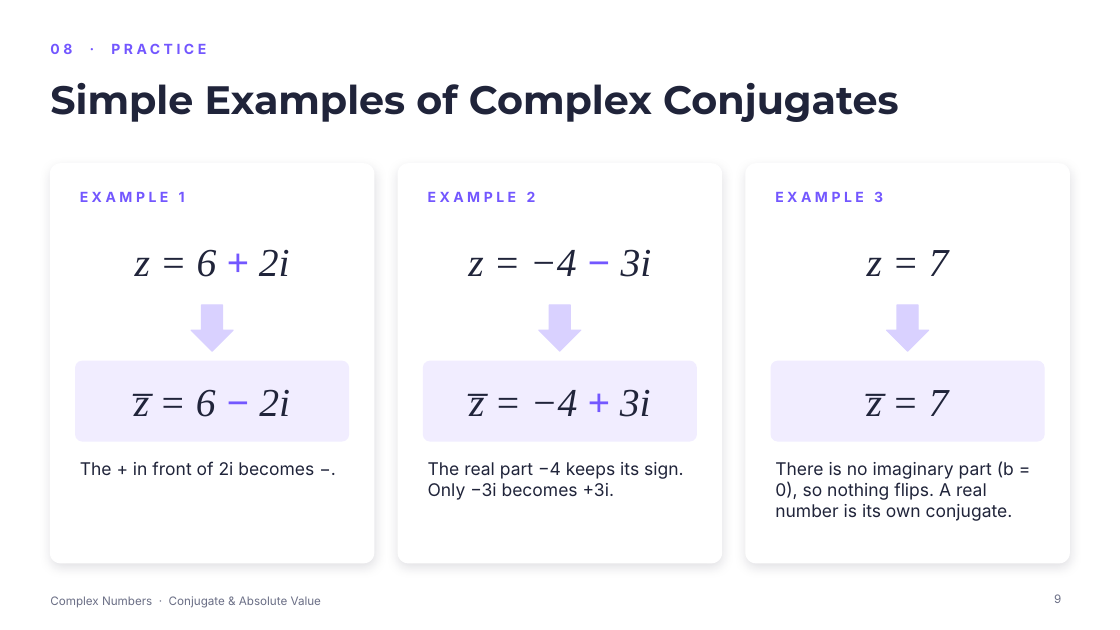
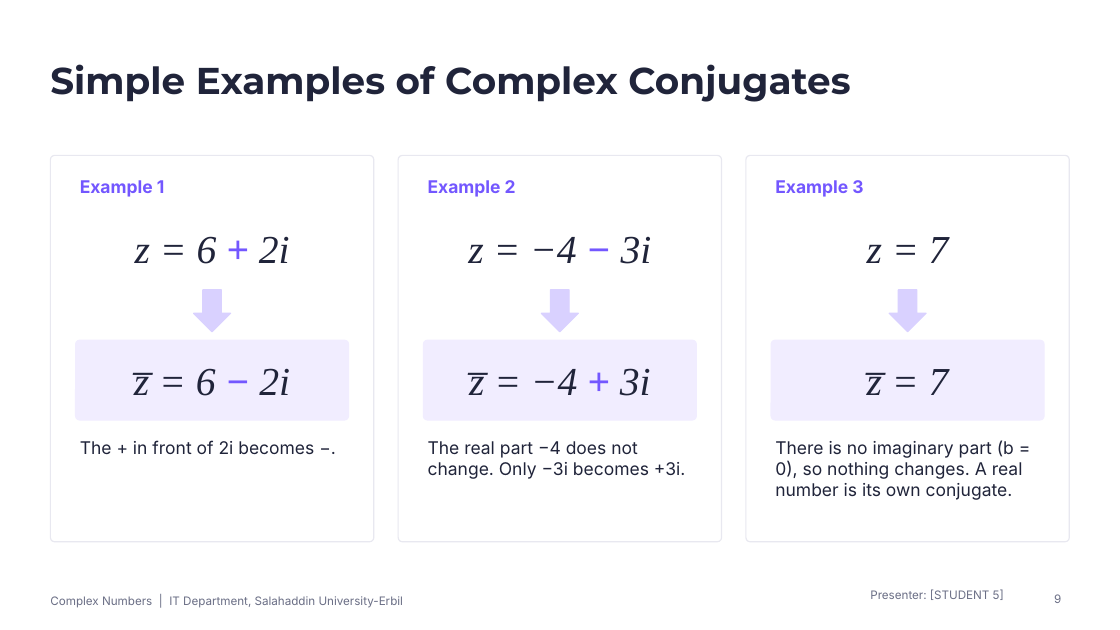
Before and after one commit to qaessafty-arch/shalaw, a slide deck: slide 9 of Complex_Numbers_Conjugate_and_Absolute_Value.pptx. Drawn at 1120x630 pixels with LibreOffice and Linux fonts; fonts in the diff are those of the drawing; background and template pictures are left out. Boxes give left, top, right and bottom in pixels: in the first picture for what was removed or moved away, otherwise in the second. Text is boxed around its words. In the diff, an @@ line names an element or a change of style, - is before the commit and + after.

```diff
--- a/Complex_Numbers_Conjugate_and_Absolute_Value.pptx
+++ b/Complex_Numbers_Conjugate_and_Absolute_Value.pptx
@@ title "Simple Examples of Complex Conjugates": place and size @@
-title "Simple Examples of Complex Conjugates" at (50,83,899,122)
+title "Simple Examples of Complex Conjugates" at (50,64,850,102)
@@ title "Simple Examples of Complex Conjugates" at (50,64,850,102): size 34 to 32 pt @@
@@ text removed at (50,43,206,54) @@
-08 · PRACTICE
@@ rounded rectangle: place and size @@
-rounded rectangle at (50,164,374,563)
+rounded rectangle at (50,155,374,542)
@@ rounded rectangle: place and size @@
-rounded rectangle at (398,164,722,563)
+rounded rectangle at (398,155,722,542)
@@ outline #FFFFFF 1 pt to #E8E8F0 1 pt; shadow off; proportions changed in 3 elements at (50,155,374,542), (398,155,722,542), (746,155,1070,542) @@
@@ rounded rectangle: place and size @@
-rounded rectangle at (746,164,1070,563)
+rounded rectangle at (746,155,1070,542)
@@ text at (80,180,165,197): text changed; size 12 to 15 pt @@
-EXAMPLE 1
+Example 1
@@ text at (428,180,516,197): text changed; size 12 to 15 pt @@
-EXAMPLE 2
+Example 2
@@ text at (775,180,863,197): text changed; size 12 to 15 pt @@
-EXAMPLE 3
+Example 3
@@ 3 texts: place and size @@
-3 texts at (135,249,949,277)
+3 texts at (135,236,949,264)
@@ down arrow: place and size @@
-down arrow at (191,305,233,351)
+down arrow at (194,290,231,332)
@@ down arrow: place and size @@
-down arrow at (539,305,581,351)
+down arrow at (542,290,579,332)
@@ down arrow: place and size @@
-down arrow at (886,305,928,351)
+down arrow at (890,290,927,332)
@@ 4 texts, 3 rounded rectangles: place and size @@
-4 texts, 3 rounded rectangles at (76,361,1044,475)
+4 texts, 3 rounded rectangles at (76,340,1044,454)
@@ proportions changed in 3 elements at (76,340,349,420), (423,340,697,420), (771,340,1044,420) @@
@@ text at (428,441,685,479): text changed @@
-The real part −4 keeps its sign. Only −3i becomes +3i.
+The real part −4 does not change. Only −3i becomes +3i.
@@ text at (775,440,1023,500): text changed @@
-There is no imaginary part (b = 0), so nothing flips. A real number is its own conjugate.
+There is no imaginary part (b = 0), so nothing changes. A real number is its own conjugate.
@@ text at (50,596,403,608): text changed @@
-Complex Numbers · Conjugate & Absolute Value
+Complex Numbers | IT Department, Salahaddin University-Erbil
@@ text added at (870,589,1004,600), 10 pt, text #6B6F86 @@
+Presenter: [STUDENT 5]
```
Also in this commit, not shown: 17 other slides changed, 6 other files.
